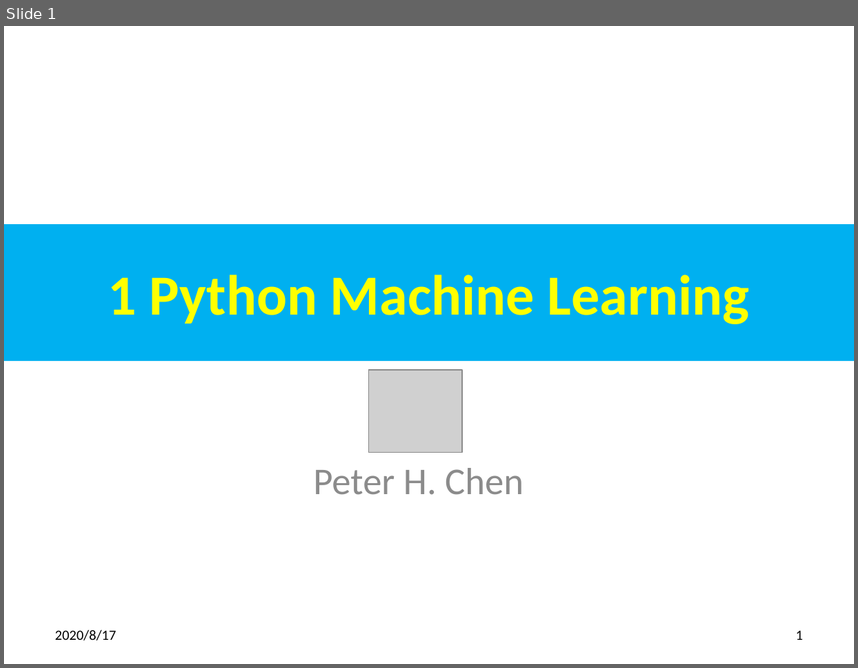
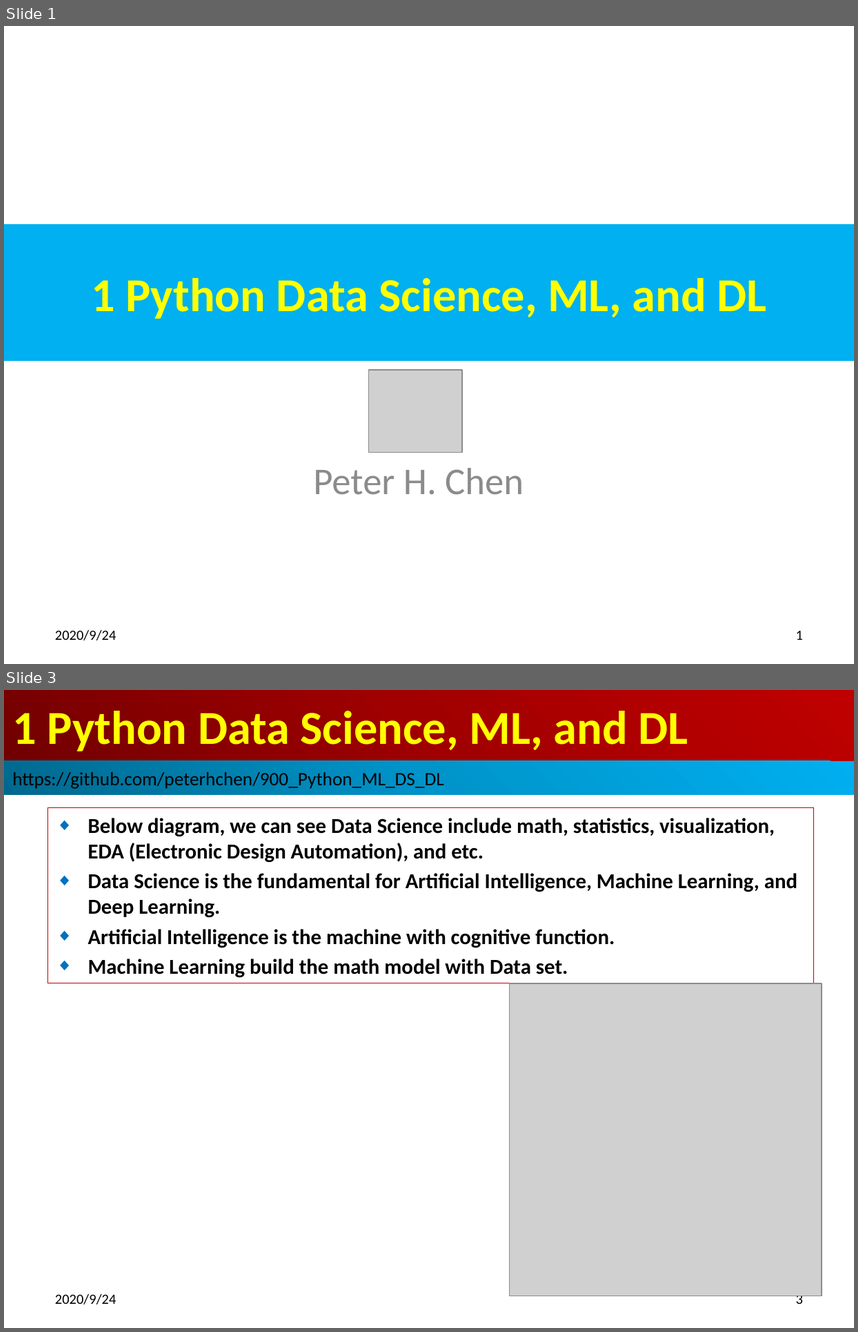
Before and after one commit to peterhchen/900_Python_ML_DS_DL, a slide deck: 001_intro.pptx. Shown one above the other, each under a label of ours: slide 1 before the commit, slides 1 and 3 after it; the slides between them are not shown. The pictures are 858x668 and 858x1332 pixels, drawn with LibreOffice and Linux fonts; fonts in the diff are those of the drawing; grey boxes stand for pictures. Boxes give left, top, right and bottom in pixels: in the first picture for what was removed or moved away, otherwise in the second. Text is boxed around its words. In the diff, an @@ line names an element or a change of style, - is before the commit and + after.

```diff
--- a/001_intro.pptx
+++ b/001_intro.pptx
@@ slide 3 added at [4,690,854,1328], background #FFFFFF @@
@@ title added at [4,690,854,761], fill gradient #720000 to #A20000 to #C00000, 40 pt, text #FFFF00, bold @@
+1 Python Data Science, ML, and DL
@@ rectangle added at [4,761,854,795], fill gradient #00688E to #0094CA to #00B0F0, 16 pt, text #000000 @@
+https://github.com/peterhchen/900_Python_ML_DS_DL
@@ subtitle added at [47,808,813,983], outline #C00000 0.75 pt, 18 pt, text #000000, bold @@
+◆ Below diagram, we can see Data Science include math, statistics, visualization, EDA (Electronic Design Automation), and etc.
+◆ Data Science is the fundamental for Artificial Intelligence, Machine Learning, and Deep Learning.
+◆ Artificial Intelligence is the machine with cognitive function.
+◆ Machine Learning build the math model with Data set.
@@ picture added at [509,983,821,1295] @@
@@ text added at [55,1293,116,1304], 12 pt, text #000000 @@
+2020/9/24
@@ page number added at [796,1295,803,1303], 12 pt, text #000000 @@
+3
@@ slide 1 changed as well @@
@@ title at [91,278,766,319]: text changed; size 48 to 40 pt @@
-1 Python Machine Learning
+1 Python Data Science, ML, and DL
@@ text at [55,629,116,640]: text changed @@
-2020/8/17
+2020/9/24
```
Also in this commit, not shown: 2 other slides changed, 4 other slides added.
